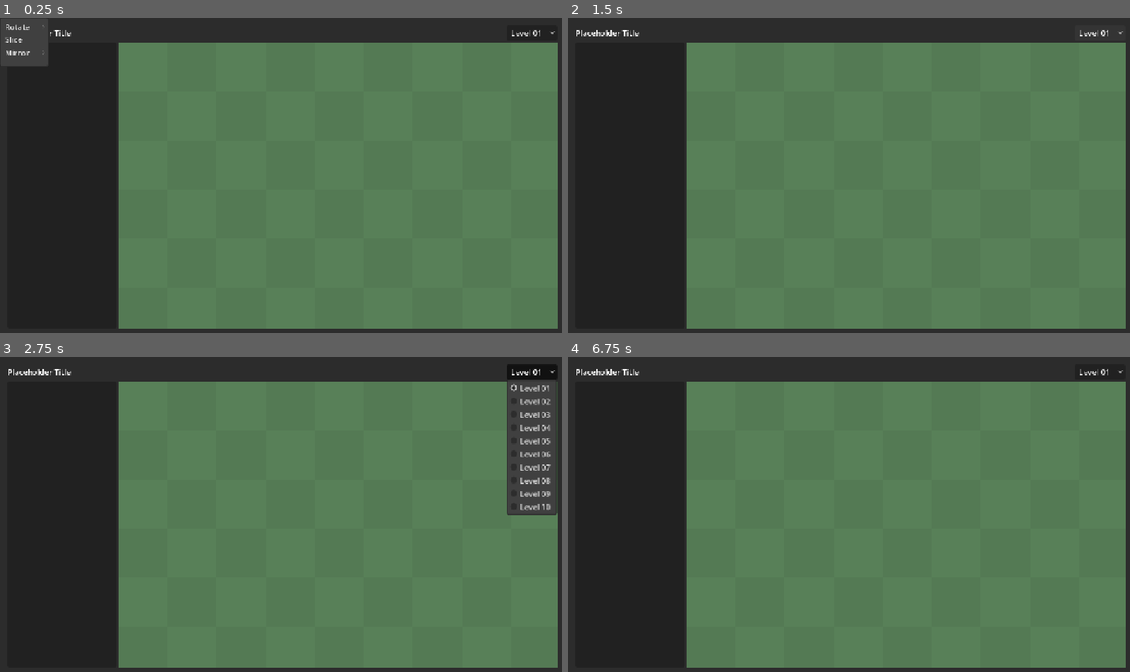
Above: before the commit, frames 1-4 (two rows, left to right).
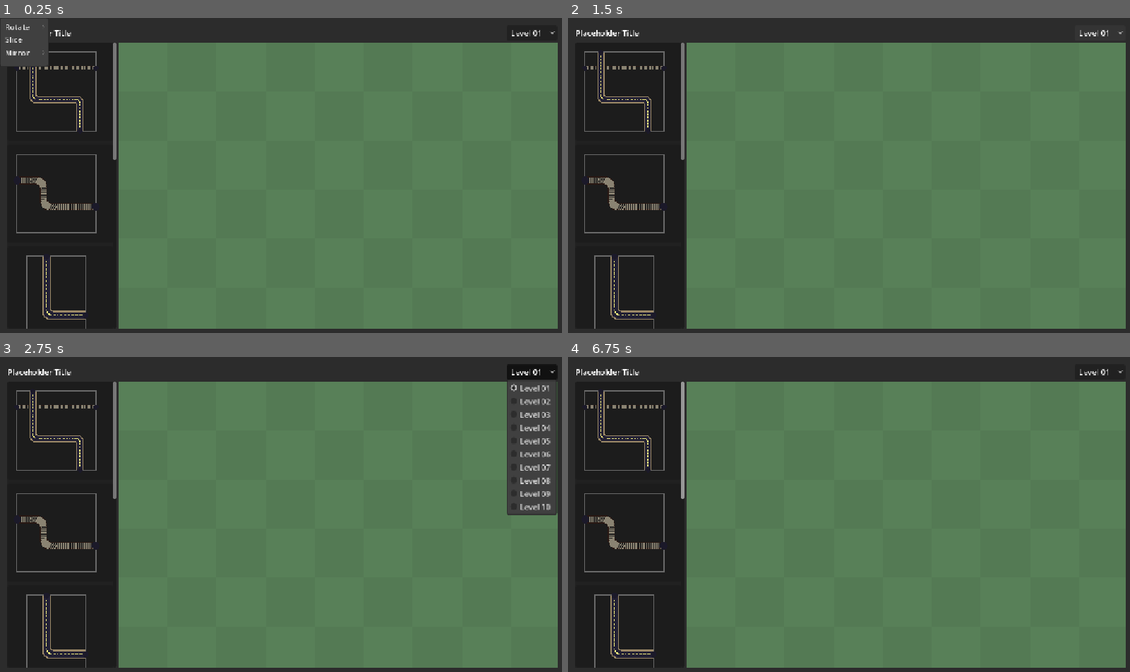
Above: after the commit, the same moments.

Repository: WishingWillow/photoshop-game
Game: Godot game, scene res://UI/ui.tscn
The game is run twice, just before and just after one commit, with the same random seed, the same clock (stepped at 60 frames per second) and the same inputs.
Inputs (mouse positions are in pixels of both pictures, inside the frame that each line leads up to):
- Up to frame 1 (0.25 s): no input
- Up to frame 2 (1.5 s): click "Level 01" at 0.5 s; click "Level 01" at 1.25 s
- Up to frame 3 (2.75 s): click "Level 01" at 2 s
- Up to frame 4 (6.75 s): tap Enter at 2.75, 4.25, 5.75 s; move the mouse to (972, 498) at 2.77 s; press the mouse at (972, 498) at 2.78 s; release the mouse at (972, 498) at 3.5 s; tap Space at 3.5, 5, 6.5 s; drag from (736, 530) to (820, 580) at 3.52 s; move the mouse to (905, 445) at 4.27 s; press the mouse at (905, 445) at 4.28 s; release the mouse at (905, 445) at 5 s; drag from (820, 580) to (680, 467) at 5.02 s; move the mouse to (1017, 564) at 5.77 s; hold Middle mouse button (camera_drag_mod) 5.78-6.5 s; click (1017, 564) at 6.05 s; drag from (680, 467) to (764, 435) at 6.52 s

The runs differ from the first frame. In frame 1, 1.3% of the frame differs, in the area x 2-21%, y 7-99%; in frame 2, 1.3%; in frame 3, 1.3%; in frame 4, 1.3%.
Error before the commit: Invalid access to property or key 'layers' on a base object of type 'null instance'. (res://UI/UI)

Commit message:
game starts with saved layer resources

Diff:
--- a/Assets/Resources/Layers/layerE.tres
+++ b/Assets/Resources/Layers/layerE.tres
@@ -2,7 +2,31 @@
 
 [ext_resource type="Script" uid="uid://d3caukbg170et" path="res://Scripts/Resource Definitions/path_data.gd" id="1_715ly"]
 [ext_resource type="Script" uid="uid://blbxmua7tt4nf" path="res://Scripts/Resource Definitions/layer_data.gd" id="2_o7ym4"]
+[ext_resource type="Script" uid="uid://ciogh5wk1jw2j" path="res://Scripts/Resource Definitions/integer_line.gd" id="2_vwvs1"]
+
+[sub_resource type="Resource" id="Resource_ck003"]
+script = ExtResource("2_vwvs1")
+points = Array[Vector2i]([Vector2i(1, 0), Vector2i(1, 4)])
+metadata/_custom_type_script = "uid://ciogh5wk1jw2j"
+
+[sub_resource type="Resource" id="Resource_rimgc"]
+script = ExtResource("1_715ly")
+segments = Array[ExtResource("2_vwvs1")]([SubResource("Resource_ck003")])
+metadata/_custom_type_script = "uid://d3caukbg170et"
+
+[sub_resource type="Resource" id="Resource_bpcd0"]
+script = ExtResource("2_vwvs1")
+points = Array[Vector2i]([Vector2i(2, 0), Vector2i(2, 4)])
+metadata/_custom_type_script = "uid://ciogh5wk1jw2j"
+
+[sub_resource type="Resource" id="Resource_0su47"]
+script = ExtResource("1_715ly")
+type = 1
+segments = Array[ExtResource("2_vwvs1")]([SubResource("Resource_bpcd0")])
+metadata/_custom_type_script = "uid://d3caukbg170et"
 
 [resource]
 script = ExtResource("2_o7ym4")
+size = Vector2i(3, 4)
+paths = Array[ExtResource("1_715ly")]([SubResource("Resource_rimgc"), SubResource("Resource_0su47")])
 metadata/_custom_type_script = "uid://blbxmua7tt4nf"
--- a/Assets/Resources/Layers/layerF.tres
+++ b/Assets/Resources/Layers/layerF.tres
@@ -1,8 +1,21 @@
 [gd_resource type="Resource" script_class="LayerData" format=3 uid="uid://xua62uqltmqv"]
 
 [ext_resource type="Script" uid="uid://d3caukbg170et" path="res://Scripts/Resource Definitions/path_data.gd" id="1_g5i5q"]
+[ext_resource type="Script" uid="uid://ciogh5wk1jw2j" path="res://Scripts/Resource Definitions/integer_line.gd" id="2_ghujx"]
 [ext_resource type="Script" uid="uid://blbxmua7tt4nf" path="res://Scripts/Resource Definitions/layer_data.gd" id="2_p3nup"]
+
+[sub_resource type="Resource" id="Resource_v6mo0"]
+script = ExtResource("2_ghujx")
+points = Array[Vector2i]([Vector2i(2, 0), Vector2i(2, 2), Vector2i(0, 2)])
+metadata/_custom_type_script = "uid://ciogh5wk1jw2j"
+
+[sub_resource type="Resource" id="Resource_mfwd7"]
+script = ExtResource("1_g5i5q")
+segments = Array[ExtResource("2_ghujx")]([SubResource("Resource_v6mo0")])
+metadata/_custom_type_script = "uid://d3caukbg170et"
 
 [resource]
 script = ExtResource("2_p3nup")
+size = Vector2i(3, 3)
+paths = Array[ExtResource("1_g5i5q")]([SubResource("Resource_mfwd7")])
 metadata/_custom_type_script = "uid://blbxmua7tt4nf"
--- a/Assets/Resources/Layers/layerG.tres
+++ b/Assets/Resources/Layers/layerG.tres
@@ -2,7 +2,31 @@
 
 [ext_resource type="Script" uid="uid://d3caukbg170et" path="res://Scripts/Resource Definitions/path_data.gd" id="1_2ahs7"]
 [ext_resource type="Script" uid="uid://blbxmua7tt4nf" path="res://Scripts/Resource Definitions/layer_data.gd" id="2_ktj66"]
+[ext_resource type="Script" uid="uid://ciogh5wk1jw2j" path="res://Scripts/Resource Definitions/integer_line.gd" id="2_osu6w"]
+
+[sub_resource type="Resource" id="Resource_xgwt5"]
+script = ExtResource("2_osu6w")
+points = Array[Vector2i]([Vector2i(1, 0), Vector2i(1, 3), Vector2i(3, 3), Vector2i(3, 5)])
+metadata/_custom_type_script = "uid://ciogh5wk1jw2j"
+
+[sub_resource type="Resource" id="Resource_62bhs"]
+script = ExtResource("1_2ahs7")
+segments = Array[ExtResource("2_osu6w")]([SubResource("Resource_xgwt5")])
+metadata/_custom_type_script = "uid://d3caukbg170et"
+
+[sub_resource type="Resource" id="Resource_lat4l"]
+script = ExtResource("2_osu6w")
+points = Array[Vector2i]([Vector2i(0, 2), Vector2i(4, 2), Vector2i(4, 5)])
+metadata/_custom_type_script = "uid://ciogh5wk1jw2j"
+
+[sub_resource type="Resource" id="Resource_1it2t"]
+script = ExtResource("1_2ahs7")
+type = 1
+segments = Array[ExtResource("2_osu6w")]([SubResource("Resource_lat4l")])
+metadata/_custom_type_script = "uid://d3caukbg170et"
 
 [resource]
 script = ExtResource("2_ktj66")
+size = Vector2i(5, 5)
+paths = Array[ExtResource("1_2ahs7")]([SubResource("Resource_62bhs"), SubResource("Resource_1it2t")])
 metadata/_custom_type_script = "uid://blbxmua7tt4nf"
--- /dev/null
+++ b/Assets/Resources/Levels/level1.tres
@@ -0,0 +1,42 @@
+[gd_resource type="Resource" script_class="LayerData" format=3 uid="uid://cbbogf5jc7rbt"]
+
+[ext_resource type="Script" uid="uid://d3caukbg170et" path="res://Scripts/Resource Definitions/path_data.gd" id="1_ut0ai"]
+[ext_resource type="Script" uid="uid://ciogh5wk1jw2j" path="res://Scripts/Resource Definitions/integer_line.gd" id="2_77fio"]
+[ext_resource type="Script" uid="uid://blbxmua7tt4nf" path="res://Scripts/Resource Definitions/layer_data.gd" id="2_gp12f"]
+
+[sub_resource type="Resource" id="Resource_1dfpy"]
+script = ExtResource("2_77fio")
+points = Array[Vector2i]([Vector2i(0, 1)])
+metadata/_custom_type_script = "uid://ciogh5wk1jw2j"
+
+[sub_resource type="Resource" id="Resource_5xf22"]
+script = ExtResource("2_77fio")
+points = Array[Vector2i]([Vector2i(0, 6)])
+metadata/_custom_type_script = "uid://ciogh5wk1jw2j"
+
+[sub_resource type="Resource" id="Resource_d3x62"]
+script = ExtResource("1_ut0ai")
+segments = Array[ExtResource("2_77fio")]([SubResource("Resource_1dfpy"), SubResource("Resource_5xf22")])
+metadata/_custom_type_script = "uid://d3caukbg170et"
+
+[sub_resource type="Resource" id="Resource_r4fyd"]
+script = ExtResource("2_77fio")
+points = Array[Vector2i]([Vector2i(0, 3)])
+metadata/_custom_type_script = "uid://ciogh5wk1jw2j"
+
+[sub_resource type="Resource" id="Resource_3es14"]
+script = ExtResource("2_77fio")
+points = Array[Vector2i]([Vector2i(5, 8)])
+metadata/_custom_type_script = "uid://ciogh5wk1jw2j"
+
+[sub_resource type="Resource" id="Resource_sfpta"]
+script = ExtResource("1_ut0ai")
+type = 1
+segments = Array[ExtResource("2_77fio")]([SubResource("Resource_r4fyd"), SubResource("Resource_3es14")])
+metadata/_custom_type_script = "uid://d3caukbg170et"
+
+[resource]
+script = ExtResource("2_gp12f")
+size = Vector2i(5, 10)
+paths = Array[ExtResource("1_ut0ai")]([SubResource("Resource_d3x62"), SubResource("Resource_sfpta")])
+metadata/_custom_type_script = "uid://blbxmua7tt4nf"
--- /dev/null
+++ b/Assets/Resources/Levels/level2.tres
@@ -0,0 +1,26 @@
+[gd_resource type="Resource" script_class="LayerData" format=3 uid="uid://d22h1qm84o5k5"]
+
+[ext_resource type="Script" uid="uid://d3caukbg170et" path="res://Scripts/Resource Definitions/path_data.gd" id="1_o03dr"]
+[ext_resource type="Script" uid="uid://blbxmua7tt4nf" path="res://Scripts/Resource Definitions/layer_data.gd" id="2_2y4c6"]
+[ext_resource type="Script" uid="uid://ciogh5wk1jw2j" path="res://Scripts/Resource Definitions/integer_line.gd" id="2_v5wj0"]
+
+[sub_resource type="Resource" id="Resource_fnmf7"]
+script = ExtResource("2_v5wj0")
+points = Array[Vector2i]([Vector2i(4, 0), Vector2i(4, 2)])
+metadata/_custom_type_script = "uid://ciogh5wk1jw2j"
+
+[sub_resource type="Resource" id="Resource_6u36b"]
+script = ExtResource("2_v5wj0")
+points = Array[Vector2i]([Vector2i(2, 3), Vector2i(2, 6)])
+metadata/_custom_type_script = "uid://ciogh5wk1jw2j"
+
+[sub_resource type="Resource" id="Resource_2gg76"]
+script = ExtResource("1_o03dr")
+segments = Array[ExtResource("2_v5wj0")]([SubResource("Resource_fnmf7"), SubResource("Resource_6u36b")])
+metadata/_custom_type_script = "uid://d3caukbg170et"
+
+[resource]
+script = ExtResource("2_2y4c6")
+size = Vector2i(7, 6)
+paths = Array[ExtResource("1_o03dr")]([SubResource("Resource_2gg76"), null])
+metadata/_custom_type_script = "uid://blbxmua7tt4nf"
--- /dev/null
+++ b/Assets/Resources/Levels/level3.tres
@@ -0,0 +1,47 @@
+[gd_resource type="Resource" script_class="LayerData" format=3 uid="uid://ubag8nhv1ba8"]
+
+[ext_resource type="Script" uid="uid://d3caukbg170et" path="res://Scripts/Resource Definitions/path_data.gd" id="1_srn05"]
+[ext_resource type="Script" uid="uid://ciogh5wk1jw2j" path="res://Scripts/Resource Definitions/integer_line.gd" id="2_5hiau"]
+[ext_resource type="Script" uid="uid://blbxmua7tt4nf" path="res://Scripts/Resource Definitions/layer_data.gd" id="2_lg63x"]
+
+[sub_resource type="Resource" id="Resource_8o7gi"]
+script = ExtResource("2_5hiau")
+points = Array[Vector2i]([Vector2i(0, 2), Vector2i(1, 2)])
+metadata/_custom_type_script = "uid://ciogh5wk1jw2j"
+
+[sub_resource type="Resource" id="Resource_i0xbx"]
+script = ExtResource("2_5hiau")
+points = Array[Vector2i]([Vector2i(6, 5)])
+metadata/_custom_type_script = "uid://ciogh5wk1jw2j"
+
+[sub_resource type="Resource" id="Resource_j13ir"]
+script = ExtResource("1_srn05")
+segments = Array[ExtResource("2_5hiau")]([SubResource("Resource_8o7gi"), SubResource("Resource_i0xbx")])
+metadata/_custom_type_script = "uid://d3caukbg170et"
+
+[sub_resource type="Resource" id="Resource_dod4h"]
+script = ExtResource("2_5hiau")
+points = Array[Vector2i]([Vector2i(1, 0)])
+metadata/_custom_type_script = "uid://ciogh5wk1jw2j"
+
+[sub_resource type="Resource" id="Resource_7kbej"]
+script = ExtResource("2_5hiau")
+points = Array[Vector2i]([Vector2i(3, 1), Vector2i(4, 1), Vector2i(4, 2)])
+metadata/_custom_type_script = "uid://ciogh5wk1jw2j"
+
+[sub_resource type="Resource" id="Resource_vk5b7"]
+script = ExtResource("2_5hiau")
+points = Array[Vector2i]([Vector2i(6, 6)])
+metadata/_custom_type_script = "uid://ciogh5wk1jw2j"
+
+[sub_resource type="Resource" id="Resource_47ckc"]
+script = ExtResource("1_srn05")
+type = 1
+segments = Array[ExtResource("2_5hiau")]([SubResource("Resource_dod4h"), SubResource("Resource_7kbej"), SubResource("Resource_vk5b7")])
+metadata/_custom_type_script = "uid://d3caukbg170et"
+
+[resource]
+script = ExtResource("2_lg63x")
+size = Vector2i(6, 7)
+paths = Array[ExtResource("1_srn05")]([SubResource("Resource_j13ir"), SubResource("Resource_47ckc")])
+metadata/_custom_type_script = "uid://blbxmua7tt4nf"
--- /dev/null
+++ b/Assets/Resources/Levels/level4.tres
@@ -0,0 +1,47 @@
+[gd_resource type="Resource" script_class="LayerData" format=3 uid="uid://c2ub8r2srt837"]
+
+[ext_resource type="Script" uid="uid://d3caukbg170et" path="res://Scripts/Resource Definitions/path_data.gd" id="1_okji0"]
+[ext_resource type="Script" uid="uid://blbxmua7tt4nf" path="res://Scripts/Resource Definitions/layer_data.gd" id="2_08t14"]
+[ext_resource type="Script" uid="uid://ciogh5wk1jw2j" path="res://Scripts/Resource Definitions/integer_line.gd" id="2_cnvf7"]
+
+[sub_resource type="Resource" id="Resource_4opr6"]
+script = ExtResource("2_cnvf7")
+points = Array[Vector2i]([Vector2i(1, 0), Vector2i(1, 2)])
+metadata/_custom_type_script = "uid://ciogh5wk1jw2j"
+
+[sub_resource type="Resource" id="Resource_xpyst"]
+script = ExtResource("2_cnvf7")
+points = Array[Vector2i]([Vector2i(7, 5), Vector2i(7, 7)])
+metadata/_custom_type_script = "uid://ciogh5wk1jw2j"
+
+[sub_resource type="Resource" id="Resource_wu4dj"]
+script = ExtResource("1_okji0")
+segments = Array[ExtResource("2_cnvf7")]([SubResource("Resource_4opr6"), SubResource("Resource_xpyst")])
+metadata/_custom_type_script = "uid://d3caukbg170et"
+
+[sub_resource type="Resource" id="Resource_aresc"]
+script = ExtResource("2_cnvf7")
+points = Array[Vector2i]([Vector2i(0, 4)])
+metadata/_custom_type_script = "uid://ciogh5wk1jw2j"
+
+[sub_resource type="Resource" id="Resource_d4xjc"]
+script = ExtResource("2_cnvf7")
+points = Array[Vector2i]([Vector2i(4, 2), Vector2i(6, 2)])
+metadata/_custom_type_script = "uid://ciogh5wk1jw2j"
+
+[sub_resource type="Resource" id="Resource_u0tl2"]
+script = ExtResource("2_cnvf7")
+points = Array[Vector2i]([Vector2i(10, 6)])
+metadata/_custom_type_script = "uid://ciogh5wk1jw2j"
+
+[sub_resource type="Resource" id="Resource_u2yel"]
+script = ExtResource("1_okji0")
+type = 1
+segments = Array[ExtResource("2_cnvf7")]([SubResource("Resource_aresc"), SubResource("Resource_d4xjc"), SubResource("Resource_u0tl2")])
+metadata/_custom_type_script = "uid://d3caukbg170et"
+
+[resource]
+script = ExtResource("2_08t14")
+size = Vector2i(10, 7)
+paths = Array[ExtResource("1_okji0")]([SubResource("Resource_wu4dj"), SubResource("Resource_u2yel")])
+metadata/_custom_type_script = "uid://blbxmua7tt4nf"
--- /dev/null
+++ b/Assets/Resources/Levels/level5.tres
@@ -0,0 +1,42 @@
+[gd_resource type="Resource" script_class="LayerData" format=3 uid="uid://sjbwj4g5y8iv"]
+
+[ext_resource type="Script" uid="uid://d3caukbg170et" path="res://Scripts/Resource Definitions/path_data.gd" id="1_ve2ro"]
+[ext_resource type="Script" uid="uid://ciogh5wk1jw2j" path="res://Scripts/Resource Definitions/integer_line.gd" id="2_d3x62"]
+[ext_resource type="Script" uid="uid://blbxmua7tt4nf" path="res://Scripts/Resource Definitions/layer_data.gd" id="2_evdr7"]
+
+[sub_resource type="Resource" id="Resource_wc6ld"]
+script = ExtResource("2_d3x62")
+points = Array[Vector2i]([Vector2i(8, 0)])
+metadata/_custom_type_script = "uid://ciogh5wk1jw2j"
+
+[sub_resource type="Resource" id="Resource_wslec"]
+script = ExtResource("2_d3x62")
+points = Array[Vector2i]([Vector2i(2, 6)])
+metadata/_custom_type_script = "uid://ciogh5wk1jw2j"
+
+[sub_resource type="Resource" id="Resource_3qkrh"]
+script = ExtResource("1_ve2ro")
+segments = Array[ExtResource("2_d3x62")]([SubResource("Resource_wc6ld"), SubResource("Resource_wslec")])
+metadata/_custom_type_script = "uid://d3caukbg170et"
+
+[sub_resource type="Resource" id="Resource_en1ba"]
+script = ExtResource("2_d3x62")
+points = Array[Vector2i]([Vector2i(0, 1)])
+metadata/_custom_type_script = "uid://ciogh5wk1jw2j"
+
+[sub_resource type="Resource" id="Resource_f8rum"]
+script = ExtResource("2_d3x62")
+points = Array[Vector2i]([Vector2i(6, 6)])
+metadata/_custom_type_script = "uid://ciogh5wk1jw2j"
+
+[sub_resource type="Resource" id="Resource_wqdep"]
+script = ExtResource("1_ve2ro")
+type = 1
+segments = Array[ExtResource("2_d3x62")]([SubResource("Resource_en1ba"), SubResource("Resource_f8rum")])
+metadata/_custom_type_script = "uid://d3caukbg170et"
+
+[resource]
+script = ExtResource("2_evdr7")
+size = Vector2i(9, 6)
+paths = Array[ExtResource("1_ve2ro")]([SubResource("Resource_3qkrh"), SubResource("Resource_wqdep")])
+metadata/_custom_type_script = "uid://blbxmua7tt4nf"
--- a/UI/UI Scripts/game_ui.gd
+++ b/UI/UI Scripts/game_ui.gd
@@ -3,13 +3,11 @@
 var current_level := 1
 
 @onready var level_menu := $MarginContainer/VBoxContainer/TopBarContainer/LevelMenu
-@onready var test_scene = $MarginContainer/VBoxContainer/HBoxContainer/SubViewportContainer/SubViewport/Playspace/test2
-@onready var layer_list = $MarginContainer/VBoxContainer/HBoxContainer/LayerBar/ScrollContainer/LayerList
+@onready var layer_list := $MarginContainer/VBoxContainer/HBoxContainer/LayerBar/ScrollContainer/LayerList
 
 # Called when the node enters the scene tree for the first time.
 func _ready() -> void:
 	populate_level_menu()
-	layer_list.populate_layers(test_scene.layers)
 
 func populate_level_menu():
 	level_menu.clear()
--- a/UI/UI Scripts/layer_entry.gd
+++ b/UI/UI Scripts/layer_entry.gd
@@ -1,14 +1,15 @@
+class_name LayerEntry
 extends PanelContainer
 
 @onready var preview_viewport: SubViewport = $MarginContainer/PreviewContainer/PreviewViewport
 @onready var preview: Node2D = $MarginContainer/PreviewContainer/PreviewViewport/Preview
 
-var source_layer: Layer
+
 var preview_region: Rect2 = Rect2()
+var layer_data : LayerData
 
-func setup(layer: Layer) -> void:
-	var data: LayerData = layer.data
-	source_layer = layer
+func setup(data: LayerData) -> void:
+	layer_data = data
 	var preview_layer := Layer.create(data)
 
 	preview.add_child(preview_layer)
@@ -26,10 +27,7 @@
 
 
 func _get_drag_data(_at_position: Vector2) -> Variant:
-	if not is_instance_valid(source_layer):
-		return null
-
-	if source_layer.data == null:
+	if layer_data == null:
 		return null
 
 	if preview_region.size == Vector2.ZERO:
@@ -52,4 +50,4 @@
 	preview_image.mouse_filter = Control.MOUSE_FILTER_IGNORE
 	set_drag_preview(preview_image)
 
-	return source_layer.data
+	return layer_data
--- a/UI/UI Scripts/layer_list.gd
+++ b/UI/UI Scripts/layer_list.gd
@@ -2,20 +2,25 @@
 
 @export var layer_entry_scene: PackedScene
 
-const CONTEXT_MENU_SCENE = preload("res://UI/Context_Menu.tscn")
+const layers : Array[LayerData] = [
+	preload("res://Assets/Resources/Layers/layerA.tres"),
+	preload("res://Assets/Resources/Layers/layerB.tres"),
+	preload("res://Assets/Resources/Layers/layerC.tres"),
+	preload("res://Assets/Resources/Layers/layerD.tres"),
+	preload("res://Assets/Resources/Layers/layerE.tres"),
+	preload("res://Assets/Resources/Layers/layerF.tres"),
+	preload("res://Assets/Resources/Layers/layerG.tres"),
+]
 
-var selected_layer: PanelContainer
-var active_menu: PopupMenu
 
-func populate_layers(layers: Array[Layer]) -> void:
+func _ready() -> void:
 	# Clear existing entries
 	for child in get_children():
 		remove_child(child)
 		child.queue_free()
 
 	# Generate an entry for every layer
-	for layer : Layer in layers:
-		var entry = layer_entry_scene.instantiate()
-
+	for layer_data : LayerData in layers:
+		var entry : LayerEntry = layer_entry_scene.instantiate()
 		add_child(entry)
-		entry.setup(layer)
+		entry.setup(layer_data)
